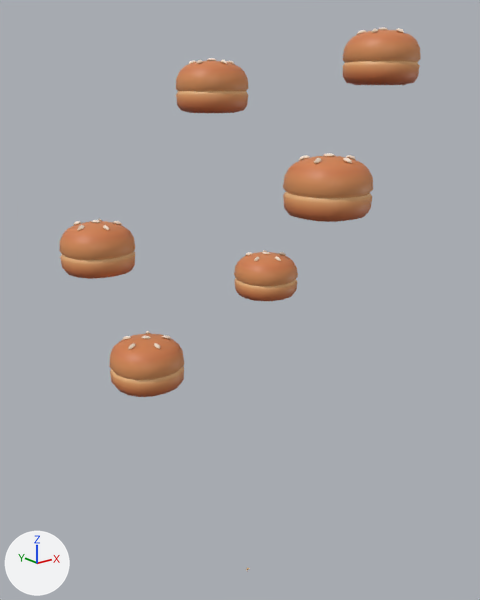
The Blender file art_models/tree2bun6.blend, before and after one commit.
One viewpoint serves both versions: a 50 mm camera at (-4.09, -4.98, 5.32) aimed at (-0.15, -0.05, 3.35). Lighting does not change. The marker at lower left points along +X, +Y and +Z. The picture after the commit comes second.

Objects in the first picture: 'food_ingredient_bun_Cube.001', 'food_ingredient_bun_Cube.007', 'food_ingredient_bun_Cube.008', 'food_ingredient_bun_Cube.009', 'food_ingredient_bun_Cube.010', 'food_ingredient_bun_Cube.011'.
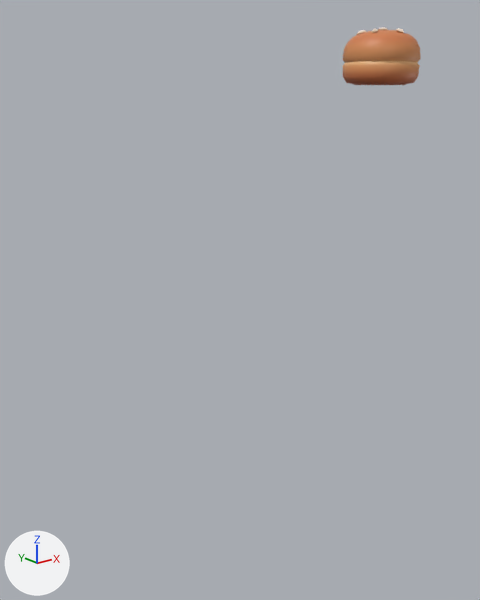
What differs and where, as boxes [x1, y1, x2, y2] in the pictures (480 x 600 px):
```json
{"object": "food_ingredient_bun_Cube.011", "change": "deleted", "before": [283, 153, 373, 222], "on screen": "orange"}
{"object": "food_ingredient_bun_Cube.008", "change": "deleted", "before": [109, 331, 184, 397], "on screen": "orange"}
{"object": "food_ingredient_bun_Cube.001", "change": "deleted", "before": [59, 218, 135, 279], "on screen": "orange"}
{"object": "food_ingredient_bun_Cube.010", "change": "deleted", "before": [176, 58, 248, 113], "on screen": "orange"}
{"object": "food_ingredient_bun_Cube.009", "change": "deleted", "before": [234, 250, 298, 301], "on screen": "orange"}
```

The change, as JSON lines over the scene's bpy script:
```json
{"op": "remove", "block": "ob_food_ingredient_bun_cube_008", "code": ["ob_food_ingredient_bun_cube_008 = bpy.data.objects.new('food_ingredient_bun_Cube.008', me_food_ingredient_bun_cube_008)", "ob_food_ingredient_bun_cube_008.location = (0.0, 0.0, 0.0)"]}
{"op": "remove", "block": "ob_food_ingredient_bun_cube_009", "code": ["ob_food_ingredient_bun_cube_009 = bpy.data.objects.new('food_ingredient_bun_Cube.009', me_food_ingredient_bun_cube_009)", "ob_food_ingredient_bun_cube_009.location = (0.0, 0.0, 0.0)"]}
{"op": "remove", "block": "ob_food_ingredient_bun_cube_010", "code": ["ob_food_ingredient_bun_cube_010 = bpy.data.objects.new('food_ingredient_bun_Cube.010', me_food_ingredient_bun_cube_010)", "ob_food_ingredient_bun_cube_010.location = (0.0, 0.0, 0.0)"]}
{"op": "remove", "block": "ob_food_ingredient_bun_cube_011", "code": ["ob_food_ingredient_bun_cube_011 = bpy.data.objects.new('food_ingredient_bun_Cube.011', me_food_ingredient_bun_cube_011)", "ob_food_ingredient_bun_cube_011.location = (0.0, 0.0, 0.0)"]}
{"op": "remove", "block": "ob_food_ingredient_bun_cube_001", "code": ["ob_food_ingredient_bun_cube_001 = bpy.data.objects.new('food_ingredient_bun_Cube.001', me_food_ingredient_bun_cube_001)", "ob_food_ingredient_bun_cube_001.location = (0.0, 0.0, 0.0)"]}
```
